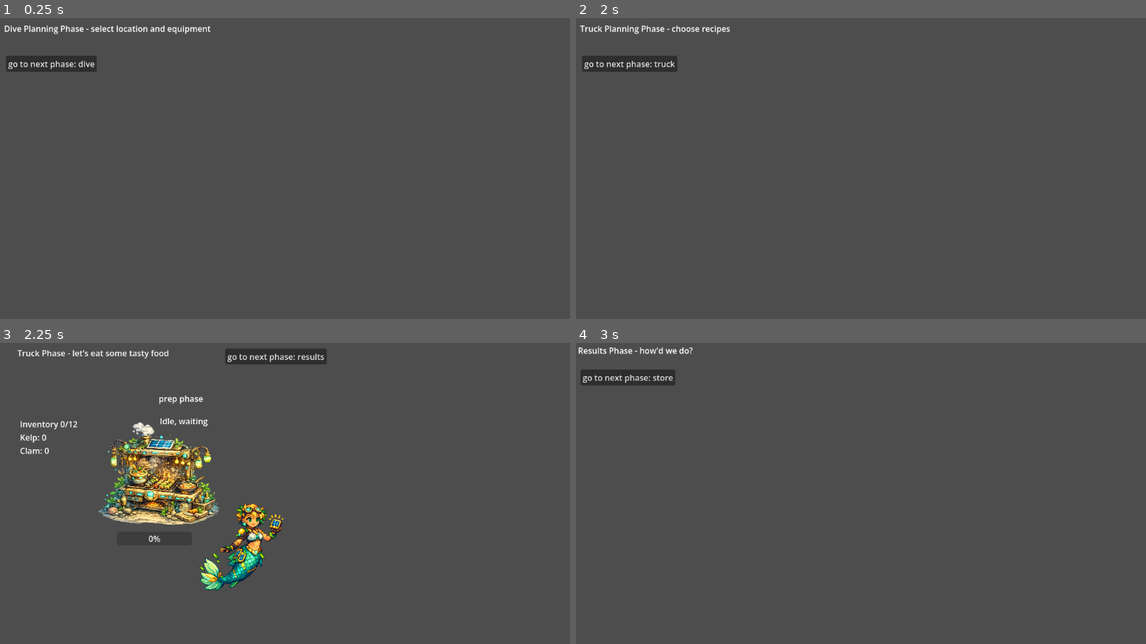
Above: before the commit, frames 1-4 (two rows, left to right).
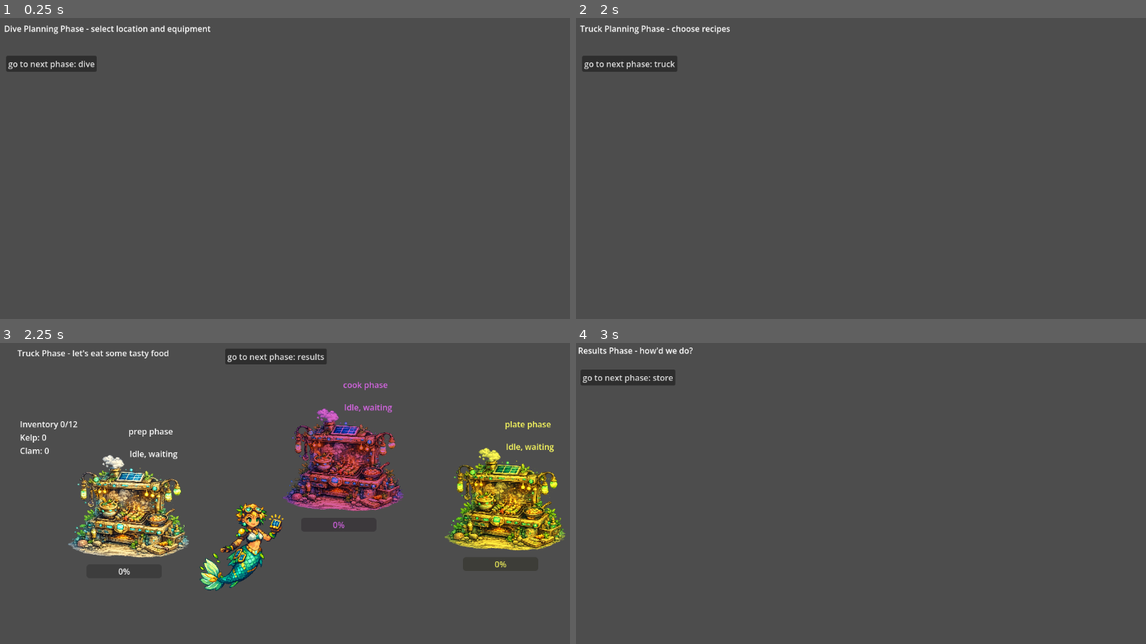
Above: after the commit, the same moments.

Repository: rae-ralston/mermaid-food-truck
Game: Godot game, scene res://scenes/main/main.tscn
The game is run twice, just before and just after one commit, with the same random seed, the same clock (stepped at 60 frames per second) and the same inputs.
Inputs:
- Up to frame 1 (0.25 s): no input
- Up to frame 2 (2 s): click "go to next phase: dive" at 0.5 s; click "go to next phase: truck plann…" at 1.25 s
- Up to frame 3 (2.25 s): click "go to next phase: truck" at 2 s
- Up to frame 4 (3 s): click "go to next phase: results" at 2.75 s

Frames 1-2 are identical in both runs. In frame 3, 17% of the frame differs, in the area x 11-100%, y 12-77%; in frame 4, nothing differs.

Commit message:
add multiple truck stations

Diff:
--- a/scenes/TruckStation.tscn
+++ b/scenes/TruckStation.tscn
@@ -8,6 +8,7 @@
 
 [node name="TruckStation" type="Area2D" unique_id=1183657895]
 script = ExtResource("1_md0ap")
+station_type = null
 
 [node name="Timer" type="Timer" parent="." unique_id=83707731]
 one_shot = true
--- a/scenes/phases/PhaseTruck.tscn
+++ b/scenes/phases/PhaseTruck.tscn
@@ -13,8 +13,19 @@
 
 [node name="Stations" type="Node2D" parent="World" unique_id=976916769]
 
-[node name="TruckStation" parent="World/Stations" unique_id=913382092 instance=ExtResource("3_5p4at")]
-position = Vector2(310, 274)
+[node name="PrepStation" parent="World/Stations" unique_id=913382092 instance=ExtResource("3_5p4at")]
+position = Vector2(251, 338)
+station_type = 0
+
+[node name="CookStation" parent="World/Stations" unique_id=1183657895 instance=ExtResource("3_5p4at")]
+modulate = Color(0.8509804, 0.4, 0.90588236, 1)
+position = Vector2(670, 247)
+station_type = 1
+
+[node name="PlateStation" parent="World/Stations" unique_id=955957752 instance=ExtResource("3_5p4at")]
+modulate = Color(1, 1, 0.37254903, 1)
+position = Vector2(986, 324)
+station_type = 2
 
 [node name="Diver" parent="." unique_id=882753087 instance=ExtResource("2_44s6t")]
 position = Vector2(493, 396)
--- a/scripts/truck_station.gd
+++ b/scripts/truck_station.gd
@@ -1,7 +1,11 @@
 extends Area2D
+
+signal dish_completed(recipe_id: String, station_type: StationType)
 
 enum CookingPhaseIds { IDLE, WORKING, DONE }
 enum StationType { PREP, COOK, PLATE }
+
+@export var station_type: StationType
 
 var stationPhase: Dictionary = {
 	StationType.PREP: { "name": 'prep phase' },
@@ -26,19 +30,20 @@
 }
 
 var currentCookingPhase: CookingPhaseIds = CookingPhaseIds.IDLE
-var currentStation: StationType = StationType.PREP
+var currentRecipeId: String = "a recipe id" #TODO make this real not hardcoded
 var isCooking: bool = false
 
 func _ready() -> void:
 	$Timer.timeout.connect(_on_timer_timeout)
 	$PhaseLabel.text = cookingPhase[currentCookingPhase].name
-	$StationLabel.text = stationPhase[StationType.PREP].name
+	$StationLabel.text = stationPhase[station_type].name
 
 func _process(delta: float) -> void:
 	if currentCookingPhase == CookingPhaseIds.WORKING:
 		$ProgressBar.value = (1 - $Timer.time_left/$Timer.wait_time) * 100
 
 func interact(_actor) -> Dictionary:
+	# how do we recieve the currentRecipeId? Should it just pick the next item in the queue? or should the player determine what we're cooking next?
 	match(currentCookingPhase):
 		CookingPhaseIds.IDLE:
 			# TODO: if there is an order in the queue
@@ -55,12 +60,11 @@
 			return {}
 		CookingPhaseIds.DONE:
 			# TODO: pick up item into inventory.
-			# TODO: check if item has been cooked
 			$PhaseLabel.text = cookingPhase[CookingPhaseIds.IDLE].name
 			$ProgressBar.value = 0
+			dish_completed.emit(currentRecipeId, station_type)
 			_set_cooking_phase(CookingPhaseIds.IDLE)
-			_set_next_cooking_phase() # TODO: next in recipe
-			return {}
+			return { "recipeId": currentRecipeId }
 		_:
 			return {}
 
@@ -71,24 +75,6 @@
 func _set_cooking_phase(newPhase: CookingPhaseIds) -> void:
 	currentCookingPhase = newPhase
 
-func _set_next_cooking_phase() -> void:
-	# TODO set to next as designated in the recipe
-	match currentStation:
-		StationType.PREP:
-			_transition_station_type_to(StationType.COOK)
-		StationType.COOK:
-			_transition_station_type_to(StationType.PLATE)
-		StationType.PLATE:
-			_transition_station_type_to(StationType.PREP)
-		_:
-			pass
-
-
-
-func _transition_station_type_to(transition_to: StationType) -> void:
-	$StationLabel.text = stationPhase[transition_to].name
-	currentStation = transition_to
-
 func _on_timer_timeout():
 	_set_cooking_phase(CookingPhaseIds.DONE)
 	$PhaseLabel.text = cookingPhase[CookingPhaseIds.DONE].name
Not shown, changed: CLAUDE.md
